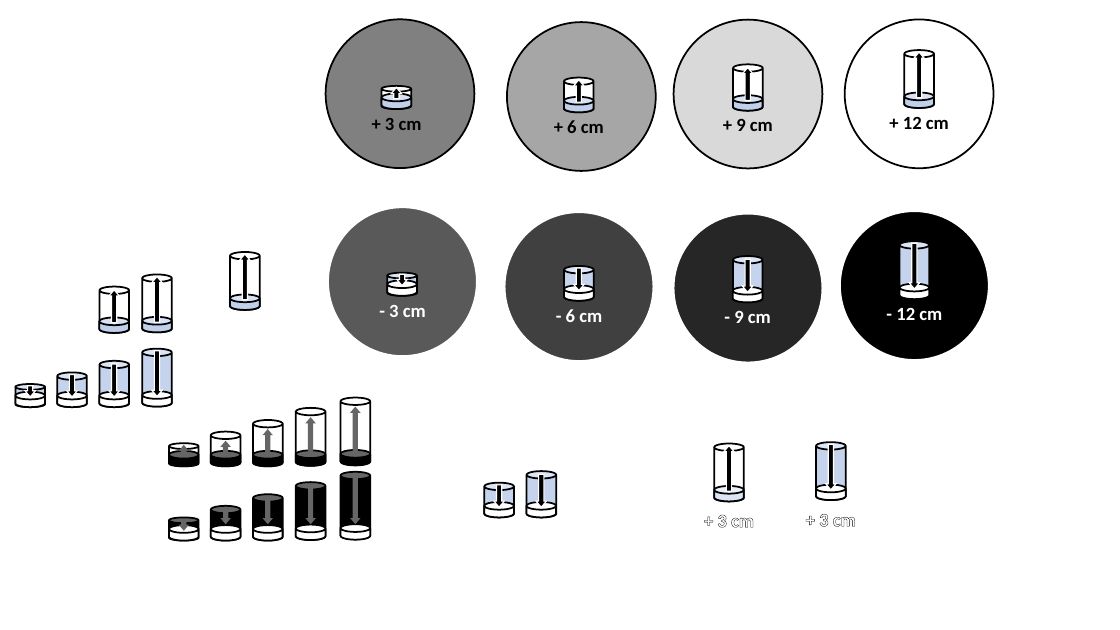
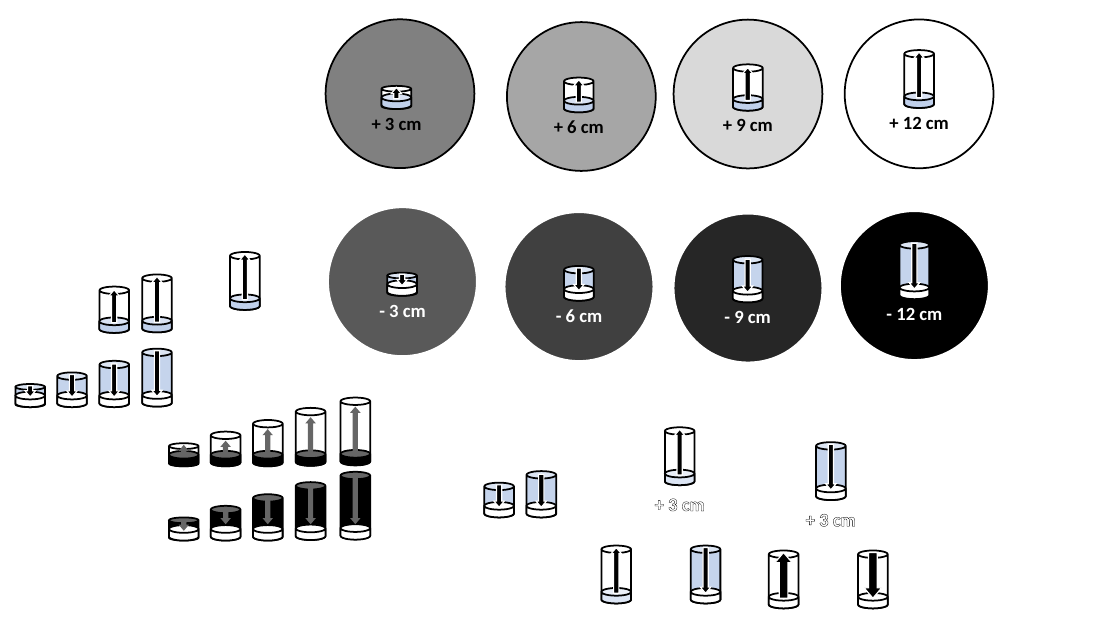
Before and after one commit to maximedaniel/ExpandDialSticks, a slide deck: slide 1 of Texture.pptx. Drawn at 1120x630 pixels with LibreOffice and Linux fonts; fonts in the diff are those of the drawing. Boxes give left, top, right and bottom in pixels: in the first picture for what was removed or moved away, otherwise in the second. Text is boxed around its words. In the diff, an @@ line names an element or a change of style, - is before the commit and + after.

```diff
--- a/Texture.pptx
+++ b/Texture.pptx
@@ 2 cylinders, 1 text, 1 right arrow: place and size @@
-2 cylinders, 1 text, 1 right arrow at (714,444,754,528)
+2 cylinders, 1 text, 1 right arrow at (665,428,705,511)
@@ cylinder added at (602,546,631,604), fill #FFFFFF, outline #000000 1.5 pt @@
@@ right arrow added at (611,548,621,593), fill #000000, outline #FFFFFF 1 pt @@
@@ cylinder added at (691,546,720,604), fill #C5D4EC, outline #000000 1.5 pt @@
@@ right arrow added at (701,548,711,593), fill #000000, outline #FFFFFF 1 pt @@
@@ cylinder added at (769,550,798,608), outline #000000 1.5 pt @@
@@ right arrow added at (775,553,793,599), fill #000000, outline #FFFFFF 1 pt @@
@@ cylinder added at (859,550,888,608), outline #000000 1.5 pt @@
@@ right arrow added at (864,553,882,599), fill #000000, outline #FFFFFF 1 pt @@
@@ cylinder added at (602,588,631,603), fill #DCE5F4, outline #000000 1.5 pt @@
@@ cylinder added at (691,588,720,603), fill #FFFFFF, outline #000000 1.5 pt @@
@@ cylinder added at (769,593,798,608), fill #FFFFFF, outline #000000 1.5 pt @@
@@ cylinder added at (859,593,888,608), fill #FFFFFF, outline #000000 1.5 pt @@
```
Also in this commit, not shown: 33 other files.
